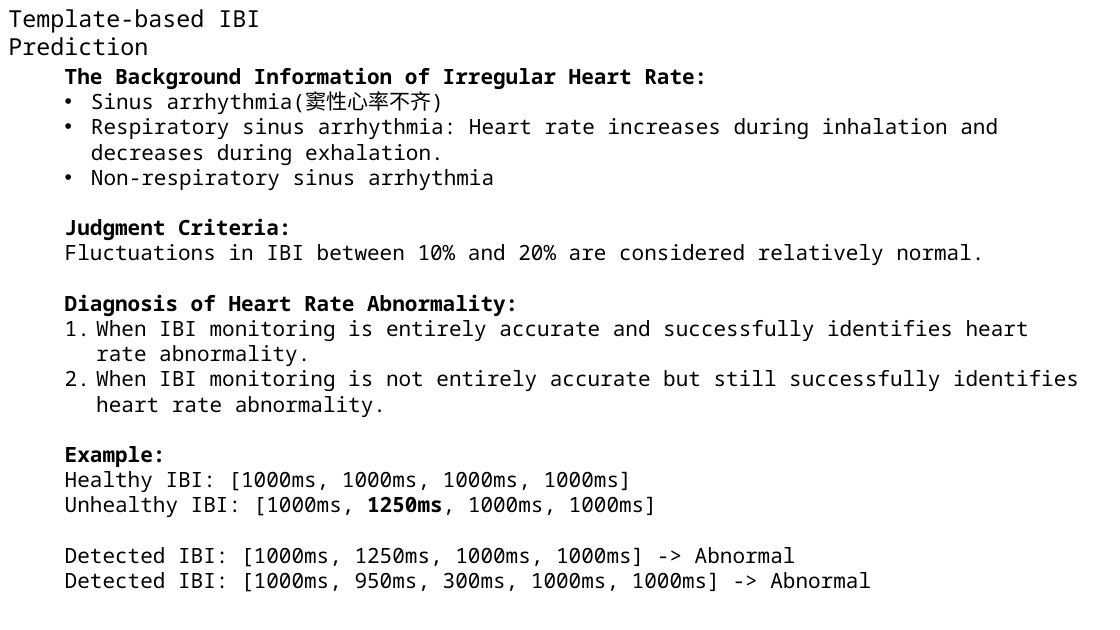
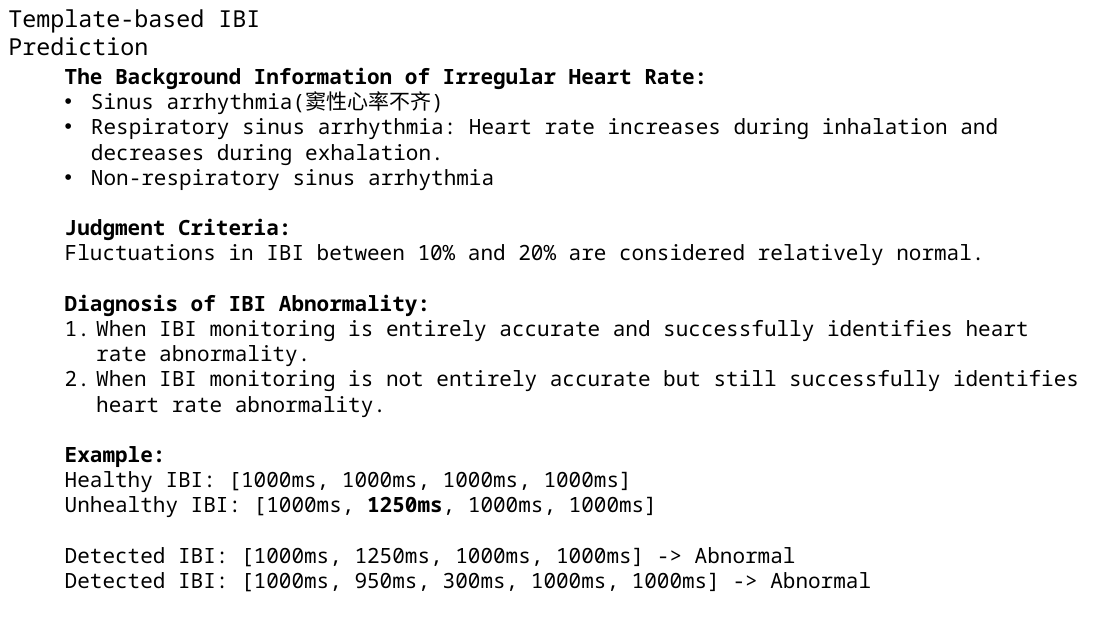
Before and after one commit to A-Big-Tortoise/Presentation, a slide deck: slide 4 of Presentation_0226_JiayuChen.pptx. Drawn at 1120x630 pixels with LibreOffice and Linux fonts; fonts in the diff are those of the drawing. Boxes give left, top, right and bottom in pixels: in the first picture for what was removed or moved away, otherwise in the second. Text is boxed around its words. In the diff, an @@ line names an element or a change of style, - is before the commit and + after.

```diff
--- a/Presentation_0226_JiayuChen.pptx
+++ b/Presentation_0226_JiayuChen.pptx
@@ text at [65,294,430,316]: text changed @@
-Diagnosis of Heart Rate Abnormality:
+Diagnosis of IBI Abnormality:
```
Also in this commit, not shown: 5 other slides changed, 2 other files.
